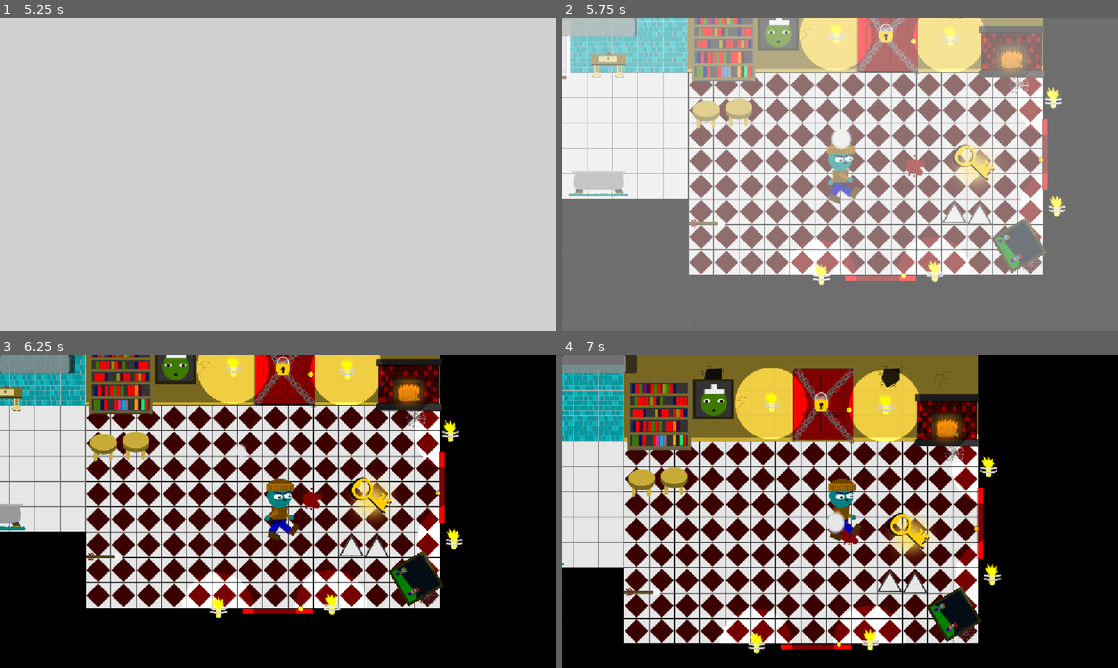
Above: before the commit, frames 1-4 (two rows, left to right).
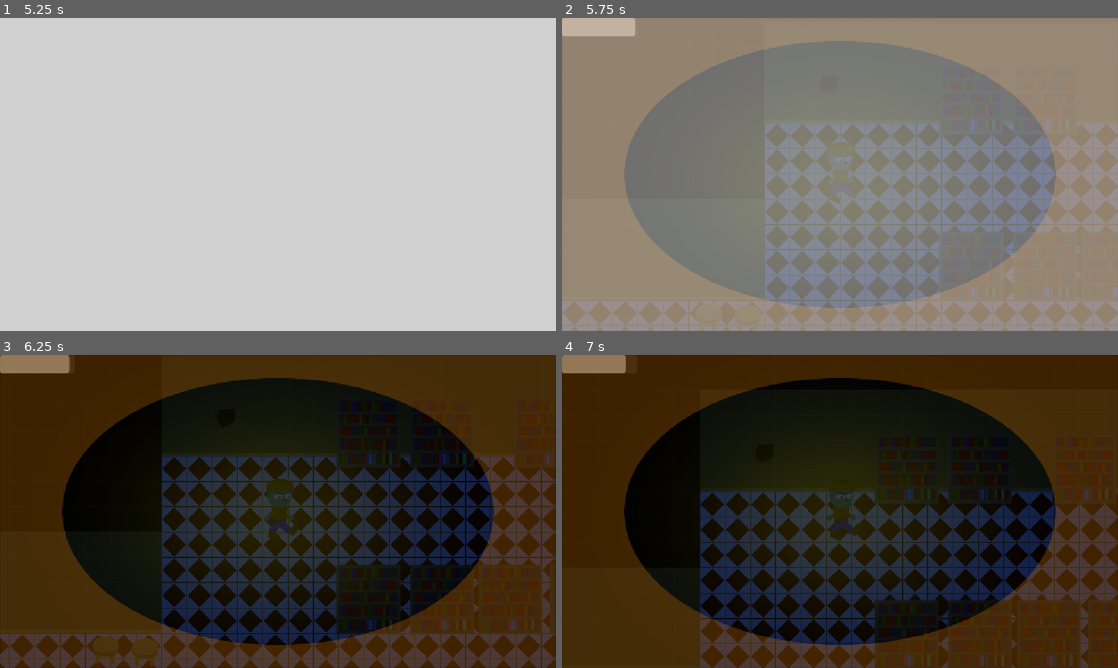
Above: after the commit, the same moments.

Repository: DropletU/autumn
Game: Godot game, scene res://Scenes/prologue.tscn
The game is run twice, just before and just after one commit, with the same random seed, the same clock (stepped at 60 frames per second) and the same inputs.
Inputs:
- Up to frame 1 (5.25 s): tap Enter (ui_accept) at 0.5, 0.77, 1.52, 2, 3.02, 3.77, 4.52 s; hold D (right) 0.53-1.28 s; hold E (interact) 0.53-1.28 s; tap Space at 1.25, 2.75, 4.25 s; hold S (down) 1.28-2.03 s; tap Shift (sprint) at 1.35, 2.85, 4.35 s; hold D (right) 2.03-2.78 s; hold E (interact) 2.03-2.78 s; hold W (up) 2.78-3.53 s; hold E (interact) 3.53-4.28 s; hold A (left) 3.53-5.03 s; hold S (down) from 5.03 s (still down); hold E (interact) from 5.03 s (still down)
- Up to frame 2 (5.75 s): keep holding S (down); keep holding E (interact)
- Up to frame 3 (6.25 s): release S (down) at 5.78 s; release E (interact) at 5.78 s; hold D (right) from 5.78 s (still down); tap Shift (sprint) at 5.85 s; tap Enter (ui_accept) at 6.02 s
- Up to frame 4 (7 s): release D (right) at 6.53 s; hold W (up) from 6.53 s (still down); hold E (interact) from 6.53 s (still down); tap Enter (ui_accept) at 6.77 s

Frame 1 is identical in both runs. In frame 2, 82% of the frame differs, in the area x 0-100%, y 0-100%; in frame 3, 94%; in frame 4, 94%.

Commit message:
Prologue: Have the prologue enter the mansion instead of the other scene

Diff:
--- a/Scripts/SceneScripts/CutScene.gd
+++ b/Scripts/SceneScripts/CutScene.gd
@@ -10,7 +10,7 @@
 var CurrentIndex = -1
 var bCanContinue = true
 
-@export var NextScene = "res://Scenes/Worlds/main2.tscn"
+@export var NextScene = "res://Scenes/Worlds/Mansion/MainChamber.tscn"
 
 func _ready() -> void:
 	%Label.visible_characters = 0
